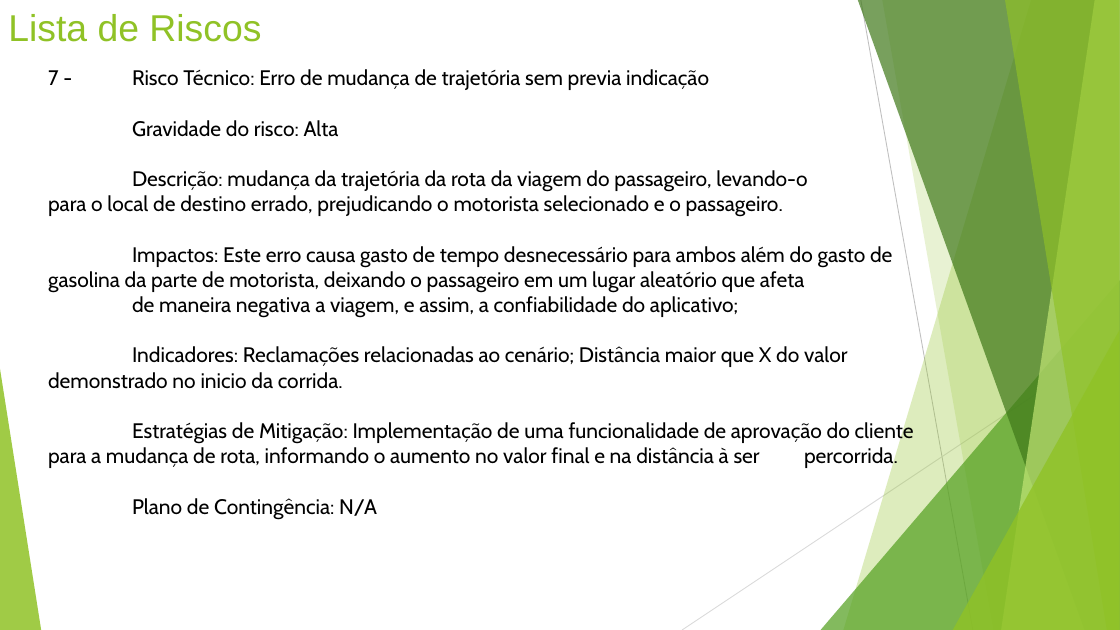
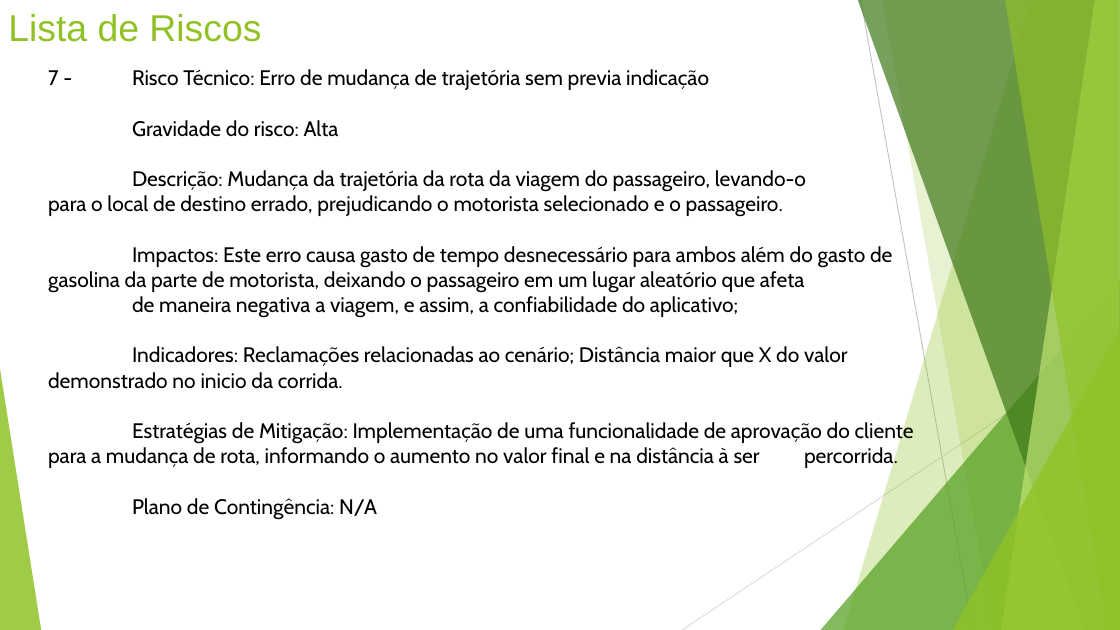
Before and after one commit to GusBaka/aulafurps, a slide deck: slide 11 of Gestão e Qualidade de software 03-04.pptx. Drawn at 1120x630 pixels with LibreOffice and Linux fonts; fonts in the diff are those of the drawing. Boxes give left, top, right and bottom in pixels: in the first picture for what was removed or moved away, otherwise in the second. Text is boxed around its words. In the diff, an @@ line names an element or a change of style, - is before the commit and + after.

```diff
--- a/Gestão e Qualidade de software 03-04.pptx
+++ b/Gestão e Qualidade de software 03-04.pptx
@@ text at box(48, 170, 806, 217): text changed @@
-Descrição: mudança da trajetória da rota da viagem do passageiro, levando-o para o local de destino errado, prejudicando o motorista selecionado e o passageiro.
+Descrição: Mudança da trajetória da rota da viagem do passageiro, levando-o para o local de destino errado, prejudicando o motorista selecionado e o passageiro.
```
Also in this commit, not shown: 4 other slides changed.
